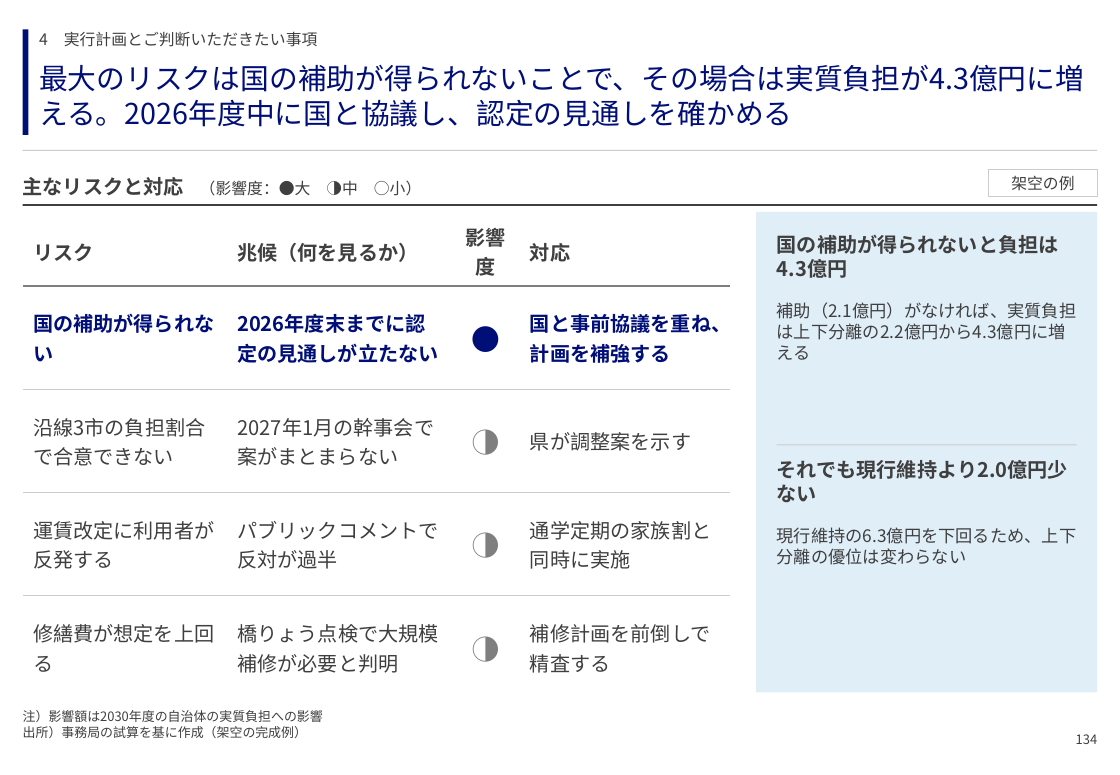
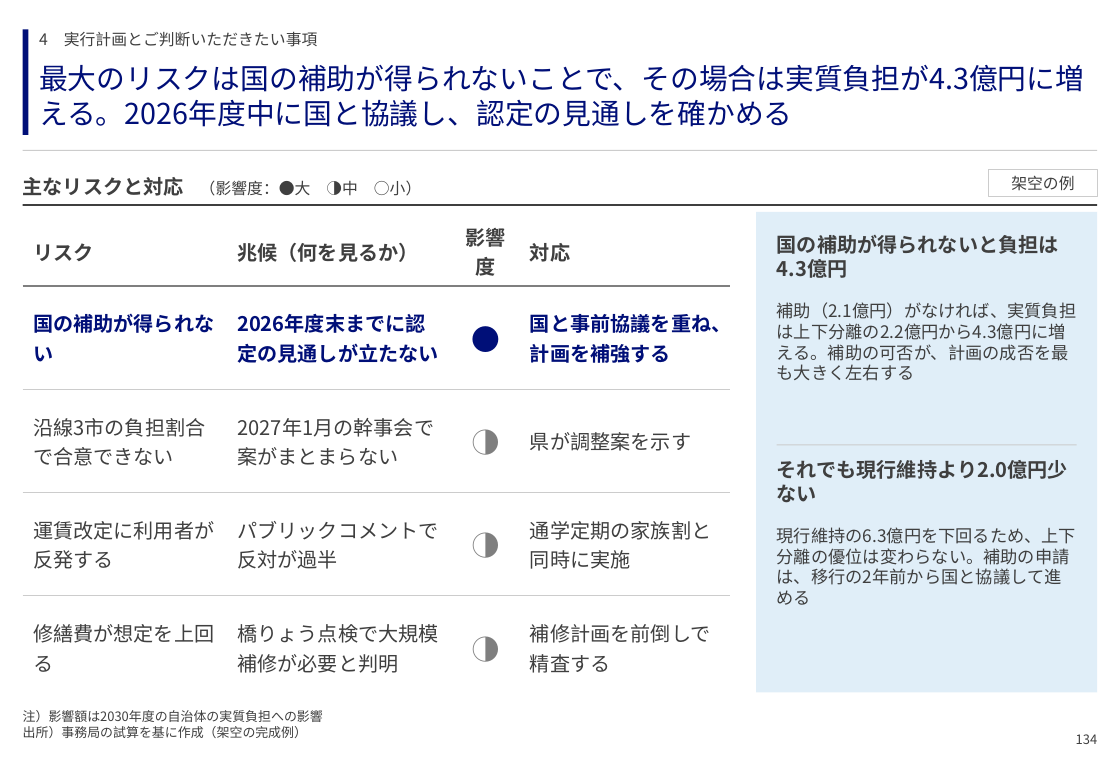
Before and after one commit to GontaHH/slide_builder, a slide deck: slide 136 of patterns/pattern-deck.pptx. Drawn at 1120x775 pixels with LibreOffice and Linux fonts; fonts in the diff are those of the drawing. Boxes give left, top, right and bottom in pixels: in the first picture for what was removed or moved away, otherwise in the second. Text is boxed around its words. In the diff, an @@ line names an element or a change of style, - is before the commit and + after.

```diff
--- a/patterns/pattern-deck.pptx
+++ b/patterns/pattern-deck.pptx
@@ text at <box>777,302,1077,381</box>: text changed @@
-補助（2.1億円）がなければ、実質負担は上下分離の2.2億円から4.3億円に増える
+補助（2.1億円）がなければ、実質負担は上下分離の2.2億円から4.3億円に増える。補助の可否が、計画の成否を最も大きく左右する
@@ text at <box>777,527,1076,585</box>: text changed @@
-現行維持の6.3億円を下回るため、上下分離の優位は変わらない
+現行維持の6.3億円を下回るため、上下分離の優位は変わらない。補助の申請は、移行の2年前から国と協議して進める
```
Also in this commit, not shown: 123 other slides changed, 3 other files.
